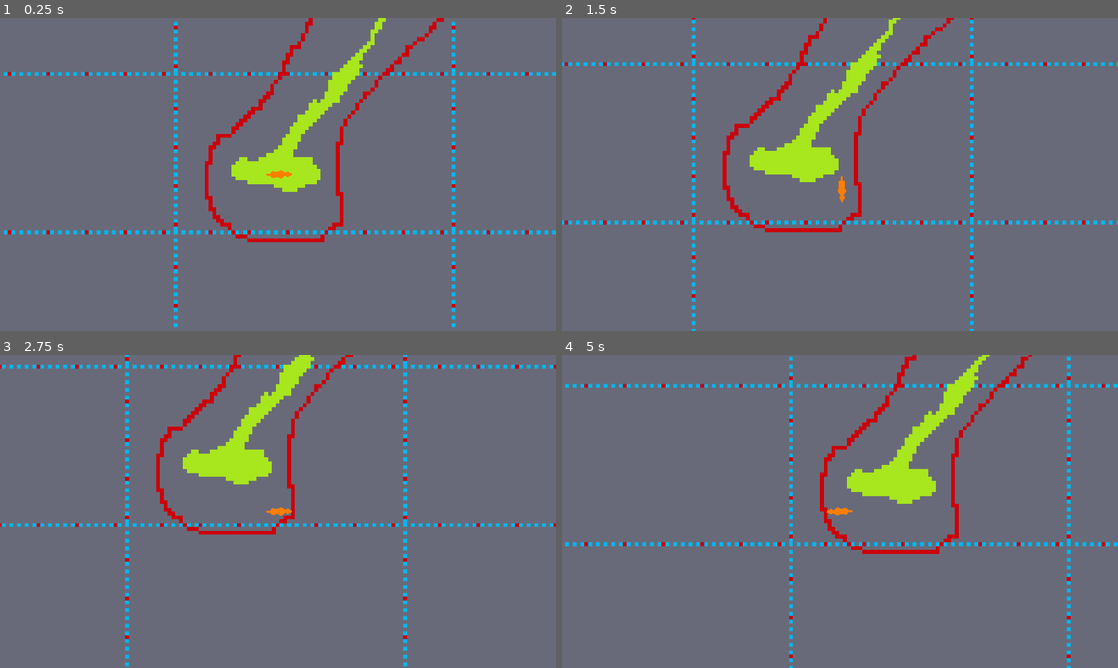
Above: before the commit, frames 1-4 (two rows, left to right).
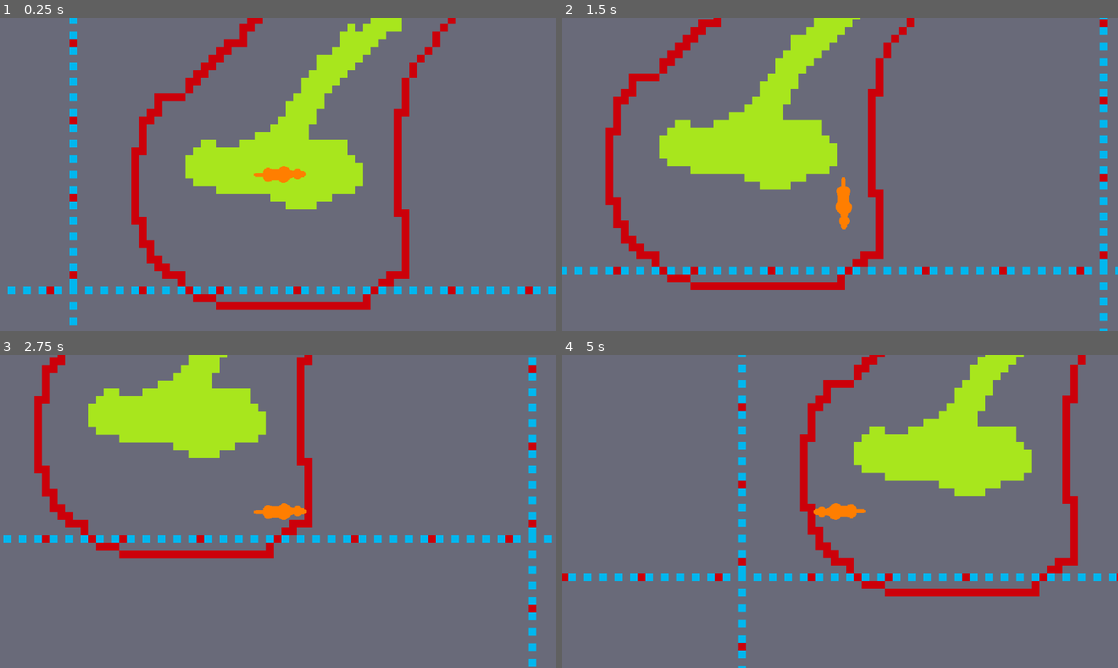
Above: after the commit, the same moments.

Repository: KAKOnyx/12-Digi-tech-WANDER
Game: Godot game, scene res://scenes/Snow.tscn
The game is run twice, just before and just after one commit, with the same random seed, the same clock (stepped at 60 frames per second) and the same inputs.
Inputs:
- Up to frame 1 (0.25 s): no input
- Up to frame 2 (1.5 s): tap Enter at 0.5 s; hold Right (ui_right) 0.53-1.28 s; hold Down (ui_down) from 1.28 s (still down)
- Up to frame 3 (2.75 s): release Down (ui_down) at 2.03 s; hold Right (ui_right) from 2.03 s (still down)
- Up to frame 4 (5 s): release Right (ui_right) at 2.78 s; hold Up (ui_up) 2.78-3.53 s; hold Left (ui_left) from 3.53 s (still down)

The runs differ from the first frame. In frame 1, 17% of the frame differs, in the area x 0-100%, y 0-99%; in frame 2, 17%, in the area x 0-100%, y 0-100%; in frame 3, 16%; in frame 4, 16%.

Commit message:
title screen, tile links

Diff:
--- a/game-wander/Scripts/mapdirection.gd
+++ b/game-wander/Scripts/mapdirection.gd
@@ -2,7 +2,7 @@
 
 extends Node2D
 
-@export var top: PackedScene
-@export var right: PackedScene
-@export var left: PackedScene
-@export var bottom: PackedScene
+@export_file("*.tscn") var top: String
+@export_file("*.tscn") var bottom: String
+@export_file("*.tscn") var left: String
+@export_file("*.tscn") var right: String
--- a/game-wander/project.godot
+++ b/game-wander/project.godot
@@ -17,7 +17,6 @@
 [display]
 
 window/stretch/mode="viewport"
-window/stretch/scale=0.5
 
 [input]
 
--- a/game-wander/scenes/main.tscn
+++ b/game-wander/scenes/main.tscn
@@ -1,10 +1,8 @@
-[gd_scene load_steps=10 format=3 uid="uid://b0egduaimjc2k"]
+[gd_scene load_steps=8 format=3 uid="uid://b0egduaimjc2k"]
 
 [ext_resource type="Script" uid="uid://dbl7lw2olb1am" path="res://Scripts/main.gd" id="1_sugp2"]
 [ext_resource type="PackedScene" uid="uid://bytqhuq2xb23d" path="res://scenes/fox.tscn" id="2_jyhfs"]
 [ext_resource type="PackedScene" uid="uid://df2boxwavgapw" path="res://scenes/snowa1.tscn" id="3_tbgi4"]
-[ext_resource type="PackedScene" uid="uid://beja8eqb0gxp7" path="res://scenes/snowb1.tscn" id="4_tbgi4"]
-[ext_resource type="PackedScene" uid="uid://bhbj0chawh486" path="res://scenes/snowa2.tscn" id="5_tefeu"]
 
 [sub_resource type="RectangleShape2D" id="RectangleShape2D_tefeu"]
 size = Vector2(52, 1971)
@@ -29,8 +27,6 @@
 scale = Vector2(0.611819, 0.611819)
 
 [node name="world" parent="." instance=ExtResource("3_tbgi4")]
-top = ExtResource("4_tbgi4")
-right = ExtResource("5_tefeu")
 
 [node name="area2d" type="Node2D" parent="."]
 
--- a/game-wander/titlescreen.tscn
+++ b/game-wander/titlescreen.tscn
@@ -1,3 +1,24 @@
-[gd_scene format=3 uid="uid://drujqnxgrmu1l"]
+[gd_scene load_steps=2 format=3 uid="uid://drujqnxgrmu1l"]
+
+[ext_resource type="Texture2D" uid="uid://ba3x5qhth36vc" path="res://art/image.png" id="1_cjnew"]
 
 [node name="Titlescreen" type="Node2D"]
+
+[node name="ColorRect" type="ColorRect" parent="."]
+offset_left = -31.0
+offset_top = -20.0
+offset_right = 9.0
+offset_bottom = 20.0
+scale = Vector2(30.08, 17.2)
+color = Color(2.58703e-07, 0.112004, 0.168547, 1)
+
+[node name="Image" type="Sprite2D" parent="."]
+position = Vector2(575, 323)
+scale = Vector2(0.184222, 0.184222)
+texture = ExtResource("1_cjnew")
+
+[node name="Button" type="Button" parent="."]
+offset_left = 969.0
+offset_top = 13.0
+offset_right = 1024.0
+offset_bottom = 68.0
Binary file added: game-wander/art/image.png
Not shown, added: game-wander/art/image.png.import
Not shown: 1 places in game-wander/scenes/fox.tscn that only renumber resources
Not shown, changed: game-wander/scenes/snowa1.tscn
Not shown, changed: game-wander/scenes/snowa2.tscn
Not shown, changed: game-wander/scenes/snowa3.tscn
Not shown, changed: game-wander/scenes/snowa4.tscn
Not shown, changed: game-wander/scenes/snowb1.tscn
Not shown, changed: game-wander/scenes/snowb2.tscn
Not shown, changed: game-wander/scenes/snowb3.tscn
Not shown, changed: game-wander/scenes/snowb4.tscn
